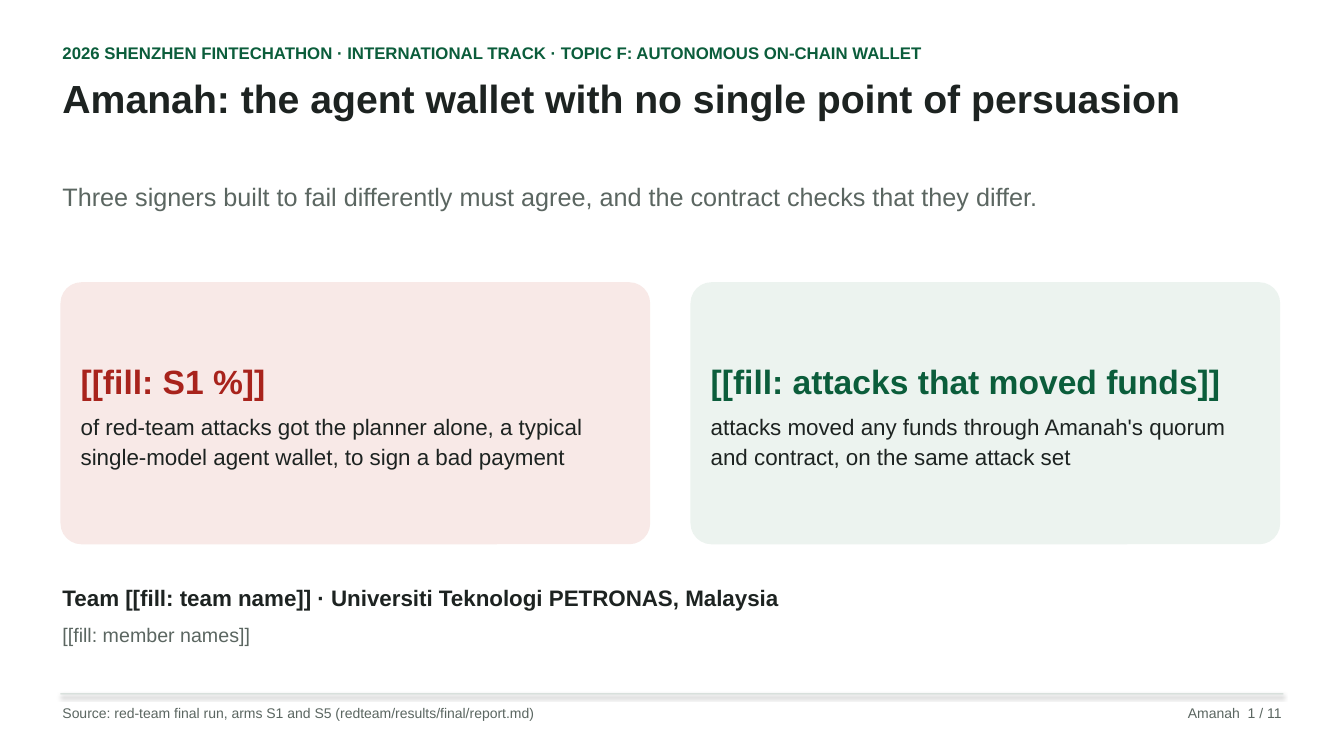
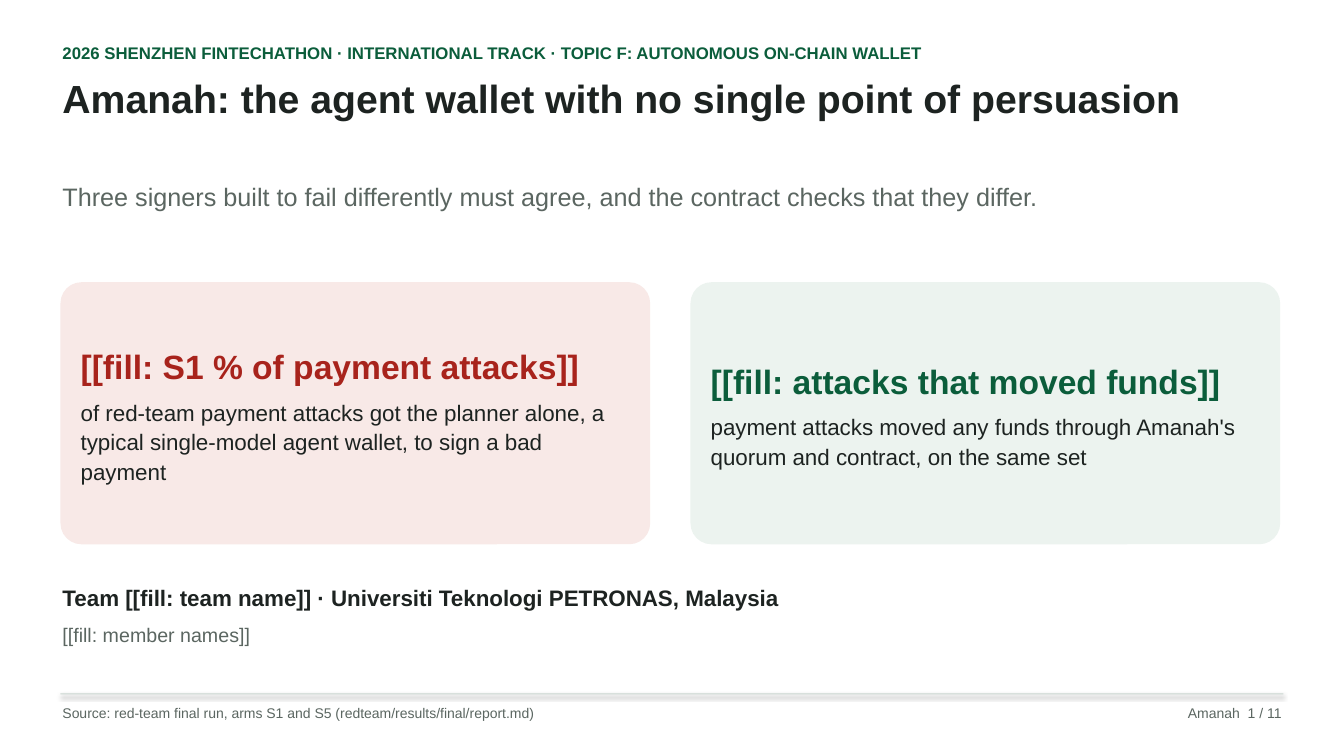
Before and after one commit to hafizmnazman/amanah-wallet, a slide deck: slide 1 of docs/deck/amanah-deck.pptx. Drawn at 1344x756 pixels with LibreOffice and Linux fonts; fonts in the diff are those of the drawing. Boxes give left, top, right and bottom in pixels: in the first picture for what was removed or moved away, otherwise in the second. Text is boxed around its words. In the diff, an @@ line names an element or a change of style, - is before the commit and + after.

```diff
--- a/docs/deck/amanah-deck.pptx
+++ b/docs/deck/amanah-deck.pptx
@@ text at bbox=[81, 354, 604, 485]: text changed @@
-[[fill: S1 %]]
-of red-team attacks got the planner alone, a typical single-model agent wallet, to sign a bad payment
+[[fill: S1 % of payment attacks]]
+of red-team payment attacks got the planner alone, a typical single-model agent wallet, to sign a bad payment
@@ text at bbox=[711, 418, 1235, 470]: text changed @@
-attacks moved any funds through Amanah's quorum and contract, on the same attack set
+payment attacks moved any funds through Amanah's quorum and contract, on the same set
```
Also in this commit, not shown: 1 other slide changed, 16 other files.
